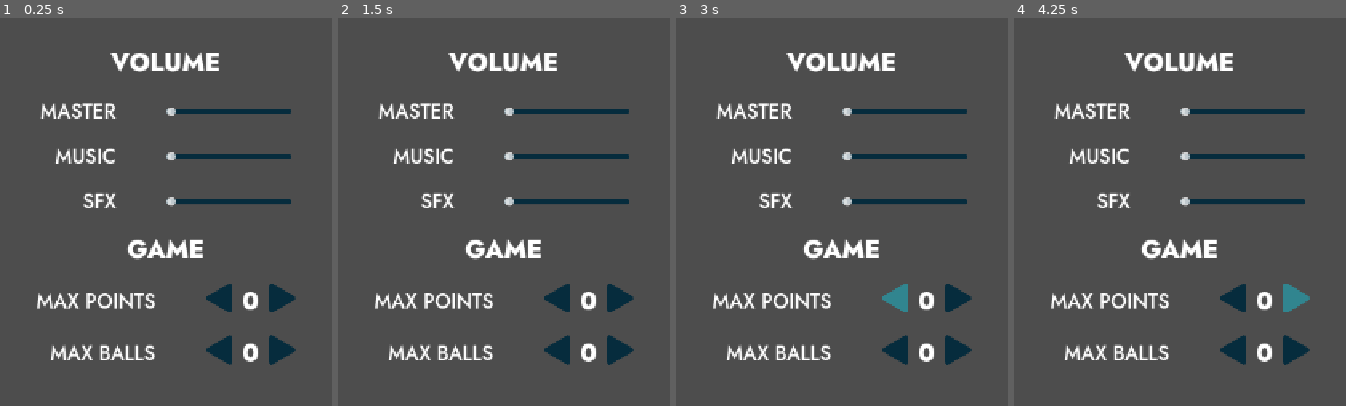
Above: before the commit, frames 1-4 (left to right).
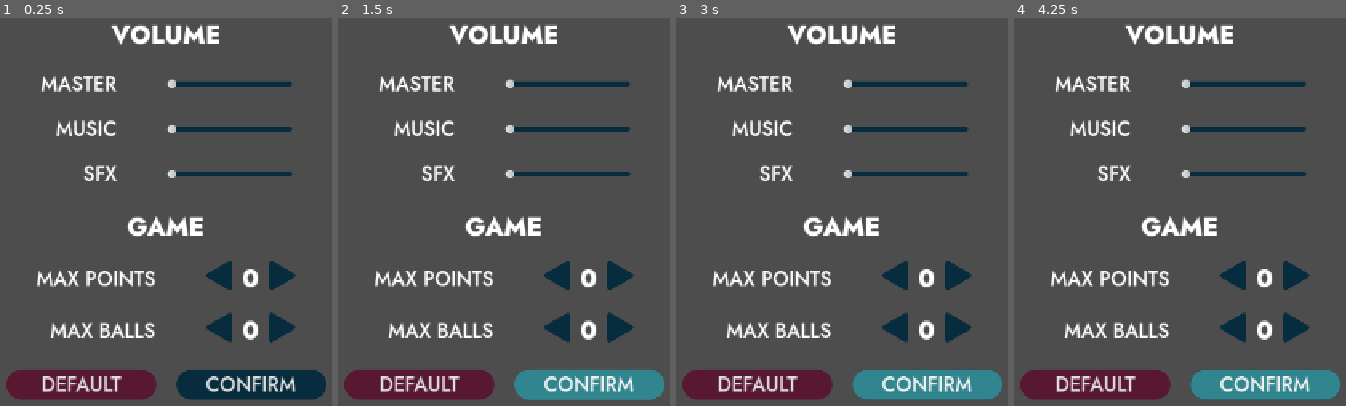
Above: after the commit, the same moments.

Repository: cf-Le3/pong-plus
Game: Godot game, scene res://menus/settings/settings.tscn
The game is run twice, just before and just after one commit, with the same random seed, the same clock (stepped at 60 frames per second) and the same inputs. This scene is started directly instead of the project's main scene.
Inputs (mouse positions are in pixels of both pictures, inside the frame that each line leads up to):
- Up to frame 1 (0.25 s): no input
- Up to frame 2 (1.5 s): click (417, 382) at 0.5 s, where only the run after the commit has a clickable "DEFAULT"; click (590, 382) at 1.25 s, where only the run after the commit has a clickable "CONFIRM"
- Up to frame 3 (3 s): click (928, 382) at 2 s, where only the run after the commit has a clickable "CONFIRM"; click (895, 301) at 2.77 s
- Up to frame 4 (4.25 s): click (1296, 301) at 3.52 s

The runs differ from the first frame. In frame 1, 22% of the frame differs, in the area x 1-99%, y 1-99%; in frame 2, 22%; in frame 3, 22%; in frame 4, 22%.

Commit message:
Add confirm/default buttons

Diff:
--- a/Pong Plus/menus/settings/settings.tscn
+++ b/Pong Plus/menus/settings/settings.tscn
@@ -7,6 +7,8 @@
 [ext_resource type="Texture2D" uid="uid://d2r0yshvqy6hc" path="res://menus/arrow_button_l_focus.png" id="5_qt7f2"]
 [ext_resource type="Texture2D" uid="uid://d13a1hucll5b3" path="res://menus/arrow_button_r.png" id="6_nuhl7"]
 [ext_resource type="Texture2D" uid="uid://clcosfdya4cnp" path="res://menus/arrow_button_r_focus.png" id="7_e2fab"]
+[ext_resource type="Theme" uid="uid://dvkknqaldhwsk" path="res://general/themes/button_cancel_general.tres" id="8_nuhl7"]
+[ext_resource type="Theme" uid="uid://cln0vq5h8pqqn" path="res://general/themes/button_normal_general.tres" id="9_e2fab"]
 
 [node name="Settings" type="CanvasLayer"]
 
@@ -21,9 +23,8 @@
 
 [node name="VBoxContainer" type="VBoxContainer" parent="MarginContainer"]
 layout_mode = 2
-size_flags_horizontal = 4
 size_flags_vertical = 4
-theme_override_constants/separation = 24
+theme_override_constants/separation = 32
 
 [node name="VBoxVolumeSettings" type="VBoxContainer" parent="MarginContainer/VBoxContainer"]
 layout_mode = 2
@@ -205,3 +206,21 @@
 theme = ExtResource("2_50vup")
 text = "CPU DIFFICULTY"
 horizontal_alignment = 2
+
+[node name="HBoxContainer" type="HBoxContainer" parent="MarginContainer/VBoxContainer"]
+layout_mode = 2
+size_flags_horizontal = 4
+theme_override_constants/separation = 32
+
+[node name="DefaultButton" type="Button" parent="MarginContainer/VBoxContainer/HBoxContainer"]
+custom_minimum_size = Vector2(240, 0)
+layout_mode = 2
+theme = ExtResource("8_nuhl7")
+text = "DEFAULT"
+
+[node name="ConfirmButton" type="Button" parent="MarginContainer/VBoxContainer/HBoxContainer"]
+custom_minimum_size = Vector2(240, 0)
+layout_mode = 2
+theme = ExtResource("9_e2fab")
+text = "CONFIRM
+"
Not shown: 1 places in Pong Plus/menus/settings/settings.tscn that only renumber resources
